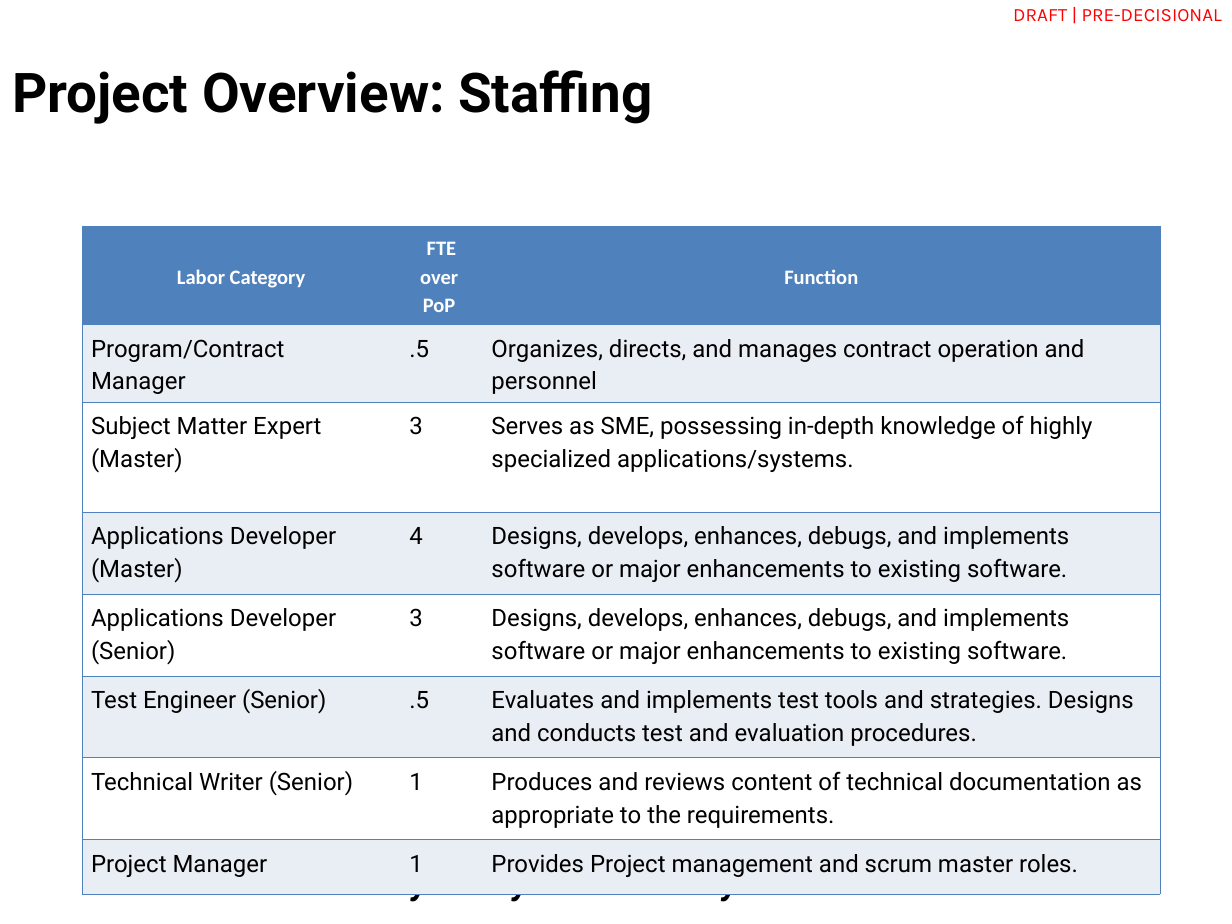
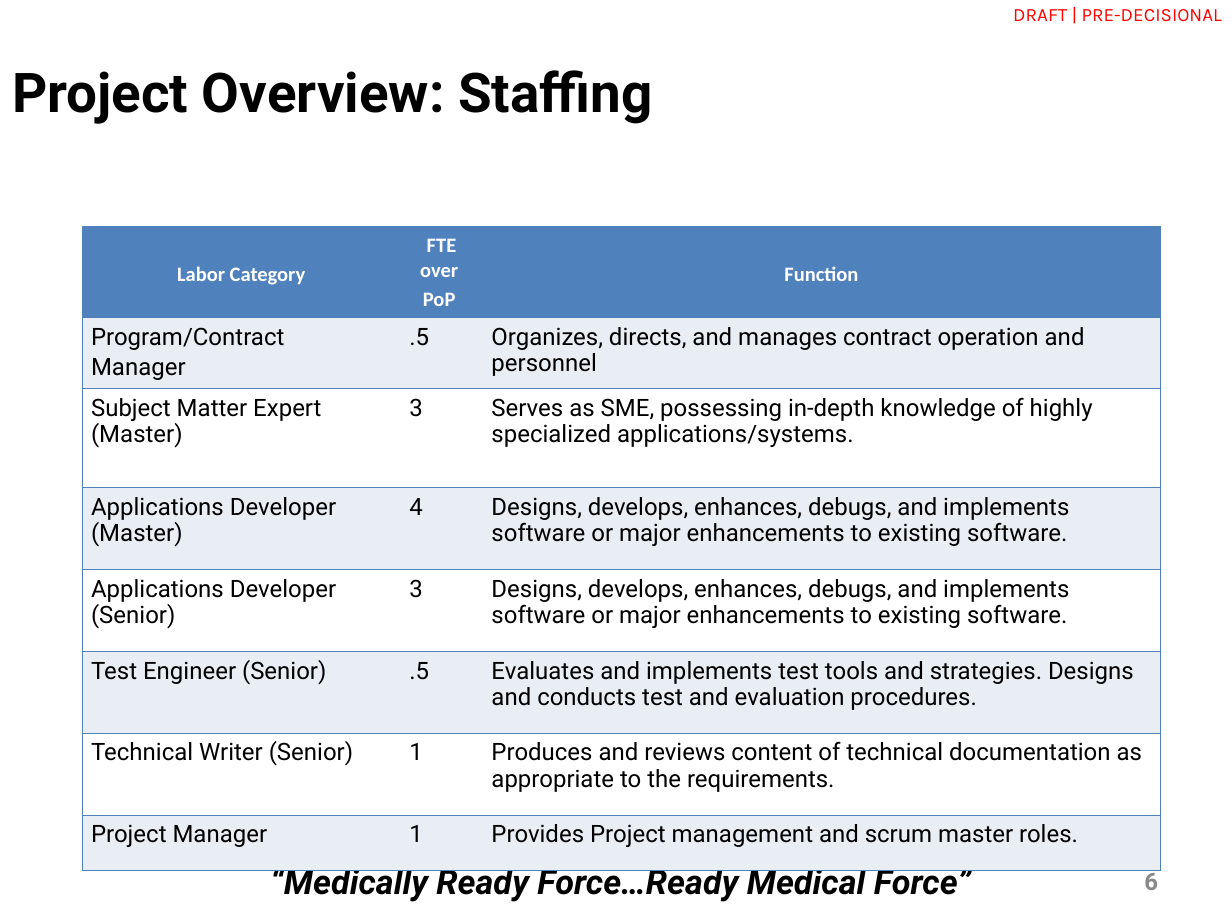
Before and after one commit to vistadataproject/documents, a slide deck: slide 6 of Submissions/src/VistA Metadata Kickoff Brief-2016-01-07.ppt. Drawn at 1232x924 pixels with LibreOffice and Linux fonts; fonts in the diff are those of the drawing; background and template pictures are left out. Boxes give left, top, right and bottom in pixels: in the first picture for what was removed or moved away, otherwise in the second. Text is boxed around its words. In the diff, an @@ line names an element or a change of style, - is before the commit and + after.

```diff
--- a/Submissions/src/VistA Metadata Kickoff Brief-2016-01-07.ppt
+++ b/Submissions/src/VistA Metadata Kickoff Brief-2016-01-07.ppt
@@ table at (83,225,1161,859) @@
@@ line spacing 1.15 to 1.17 @@
@@ line spacing 1.15 to 1.02 @@
@@ line spacing 1.15 to 0.95 @@
@@ line spacing 1.15 to 1.09 @@
@@ borders changed @@
```
Also in this commit, not shown: 12 other slides changed, 6 other files.
